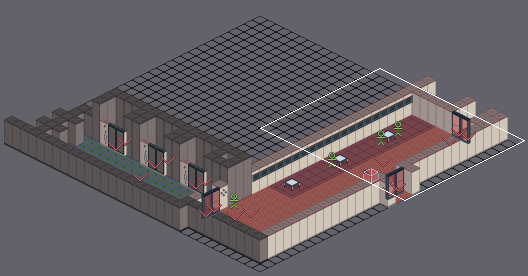
An edit to a level. Tiled map, scratch/floor1-primary.tmx. The picture above shows the old version from afar; the outline marks the close-up.
Close-up. As it was:
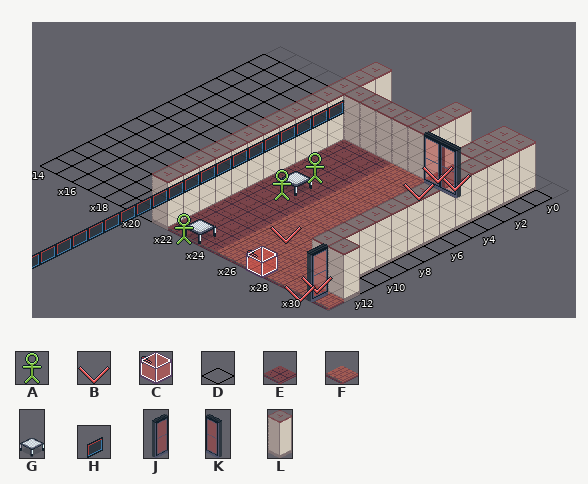
Cells are 32x16 px. Isometric: x runs down to the right, y down to the left. Shown: x 14..31, y -1..13. The commit also changed other parts of the map, which this record leaves out.
Key: from "control": A 0, B 1, C 6; from "floors": D 0, E 10, F 11; from "props": G 14; from "props_small": H 10; from "walls": J 13, K 14, L 15.
_ is an empty cell.
Objects are placed by the point they stand on, in cells (3,4 is the top-left corner of cell 3,4); size is 1x1 cell unless given.
Layer "Tiles" before, first column x 14:
-1 __________________
 0 DDDDDDDLDDFFLFDLLD
 1 DDDDDDDLFDFFLFFLLD
 2 DDDDDDDLLLLLLFFLLD
 3 DDDDDDDLEEEFFFFFLD
 4 DDDDDDDLEEEFFFFFLD
 5 DDDDDDDLEEEFFFFFLD
 6 DDDDDDDLEEEFFFFFLD
 7 DDDDDDDLEEEFFFFFLD
 8 DDDDDDDLEEEFFFFFLD
 9 DDDDDDDLEEEFFFFFLD
10 DDDDDDDLEEEFFFFFLD
11 DDDDDDDLEEEFFFFFLD
12 DDDDDDDLEEEFFFFFLL
13 DDDDDDDLEEEFFFFFFF
Objects on layer "Objects" before:
H "front" at 20.4,2 size 1x2
B "MarkerRedDoorBCK2" at 28.6,2.7 size 1x2
B "MarkerRedDoorBCK1" at 27.6,2.7 size 1x2
H "front" at 20.4,3 size 1x2
H "front" at 20.4,4 size 1x2
B "MarkerFromWest1" at 28,4.3 size 1x2
H "front" at 20.4,5 size 1x2
H "front" at 20.4,6 size 1x2
A "Floor1PrimaryGirl1" at 23.7,6.5 size 1x2
H "front" at 20.4,7 size 1x2
H "front" at 20.4,8 size 1x2
A "Floor1PrimaryGuy2" at 23.8,8.6 size 1x2
H "front" at 20.4,9 size 1x2
H "front" at 20.4,10 size 1x2
H "front" at 20.4,11 size 1x2
B "MarkerFloor1PrimaryGuy2-Floo" at 26.6,11.2 size 1x2
H "front" at 20.4,12 size 1x2
H "front" at 20.4,13 size 1x2
B "MarkerDoorToAtrium2" at 30.7,13.3 size 1x2
H "front" at 20.4,14 size 1x2
C "MarkerFromAtrium" at 27.9,14.1 size 1x2
B "MarkerDoorToAtrium1" at 30.7,14.4 size 1x2
A "Floor1PrimaryGuy1" at 23.4,14.4 size 1x2
H "front" at 20.4,15 size 1x2
H "front" at 20.4,16 size 1x2
After:
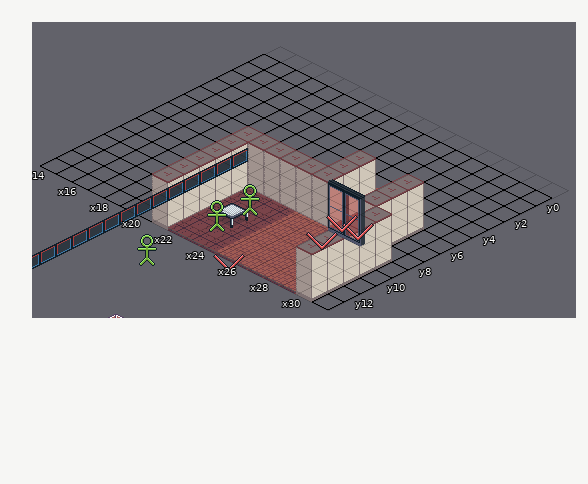
Changes in this commit:
Changed rows in their new state; . is an unchanged cell.
Layer "Tiles":
first column x 21:
 0 D..DDDD.DD
 1 DD.DDDDDDD
 2 DDDDDDDDDD
 3 DDDDDDDDDD
 4 DDDDDDDDDD
 5 DDD....DDD
 6 DDDF.L.DLD
 7 DDDF.L..LD
 8 .LLLLL..LD
first column x 30:
12 .D
13 LD
Layer "Tiles2":
first column x 27:
 2 __
first column x 23:
 7 _.......
 8 ....KK..
11 G.......
13 _......_
Layer "Objects":
changed: B "MarkerRedDoorBCK2" at 28.6,2.7 size 1x2 -> B "MarkerRedDoorBCK2" at 28.6,8.7 size 1x2
changed: B "MarkerRedDoorBCK1" at 27.6,2.7 size 1x2 -> B "MarkerRedDoorBCK1" at 27.6,8.8 size 1x2
changed: B "MarkerFromWest1" at 28,4.3 size 1x2 -> B "MarkerFromWest1" at 28.1,10.4 size 1x2
changed: A "Floor1PrimaryGirl1" at 23.7,6.5 size 1x2 -> A "Floor1PrimaryGirl1" at 23.7,10.6 size 1x2
changed: A "Floor1PrimaryGuy2" at 23.8,8.6 size 1x2 -> A "Floor1PrimaryGuy2" at 23.7,12.6 size 1x2
changed: B "MarkerFloor1PrimaryGuy2-Floo" at 26.6,11.2 size 1x2 -> B "MarkerFloor1PrimaryGuy2-Floo" at 26.5,14.7 size 1x2
changed: A "Floor1PrimaryGuy1" at 23.4,14.4 size 1x2 -> outside this view
changed: B "MarkerDoorToAtrium2" at 30.7,13.3 size 1x2 -> outside this view
changed: C "MarkerFromAtrium" at 27.9,14.1 size 1x2 -> outside this view
changed: B "MarkerDoorToAtrium1" at 30.7,14.4 size 1x2 -> outside this view
removed: H "front" at 20.4,2 size 1x2
removed: H "front" at 20.4,3 size 1x2
removed: H "front" at 20.4,4 size 1x2
removed: H "front" at 20.4,5 size 1x2
removed: H "front" at 20.4,6 size 1x2
removed: H "front" at 20.4,7 size 1x2
Pixel boxes of the changes (left, top, right, bottom) in both close-ups:
changed: (174, 62, 536, 310)
